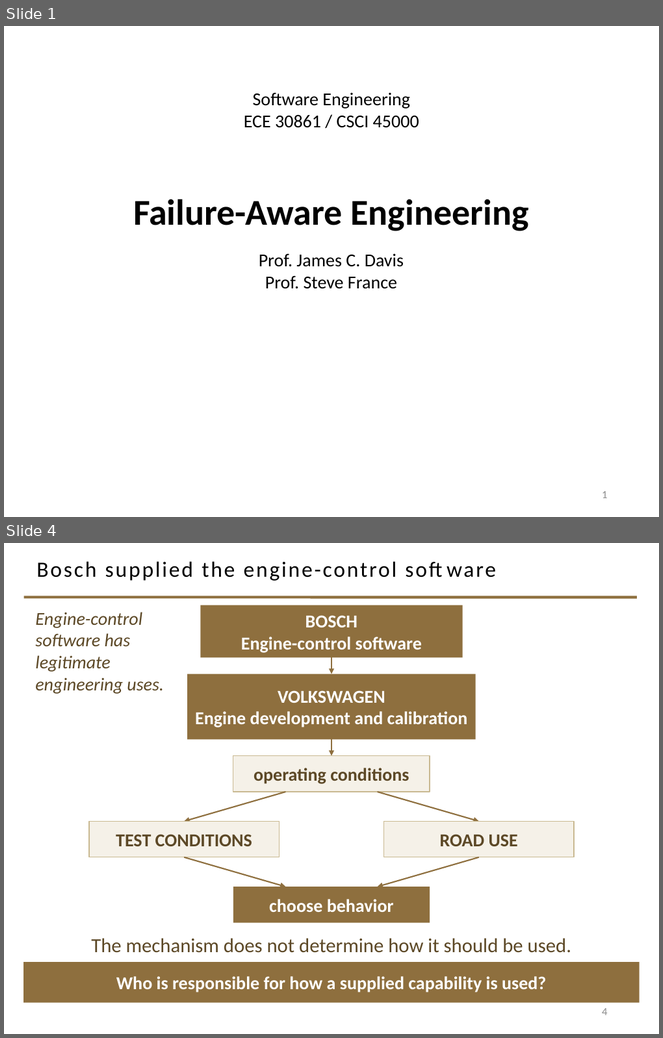
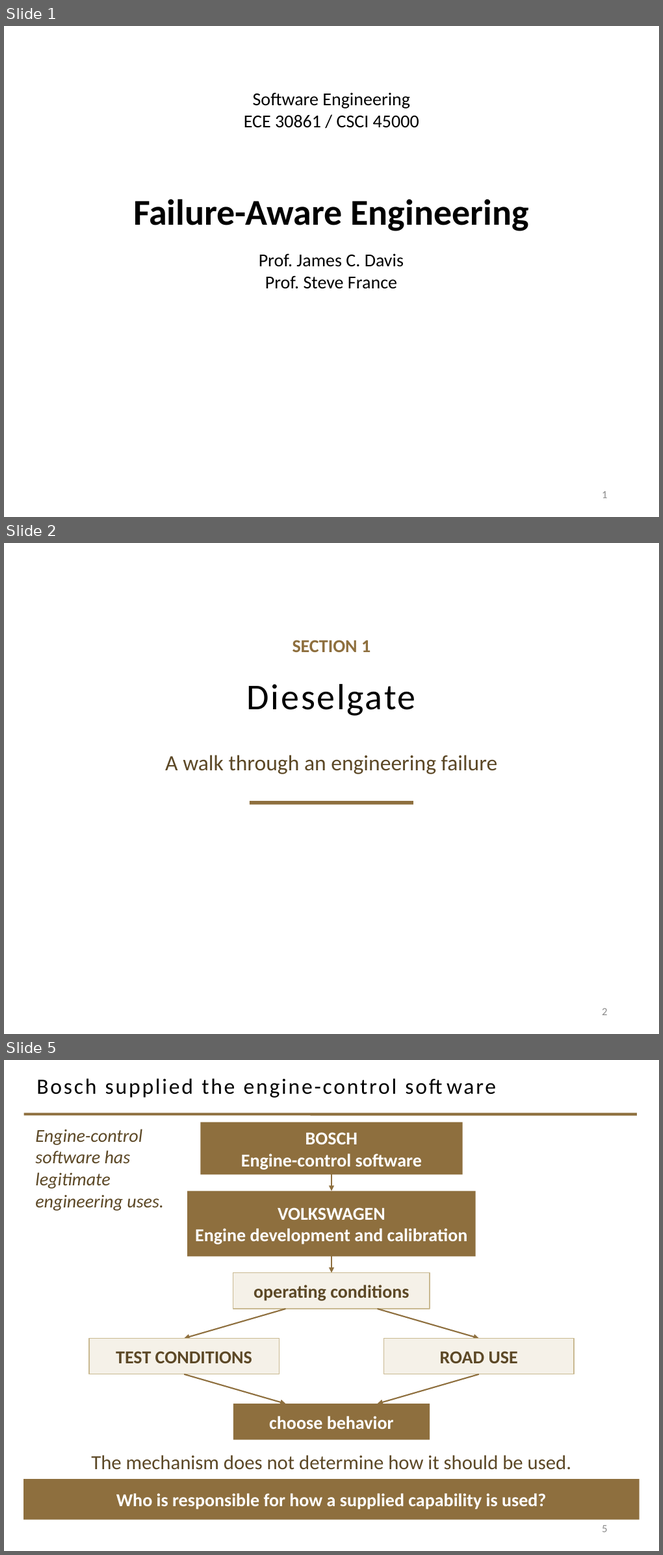
Before and after one commit to davisjam/model-based-agentic-software-engineering, a slide deck: course/lectures/act-2-delegation-and-control/04-failure-aware-engineering/2-4-Failure-Aware-Engineering.pptx. Shown one above the other, each under a label of ours: slides 1 and 4 before the commit, slides 1, 2 and 5 after it; the slides between them are not shown. The pictures are 663x1038 and 663x1555 pixels, drawn with LibreOffice and Linux fonts; fonts in the diff are those of the drawing; background and template pictures are left out. Boxes give left, top, right and bottom in pixels: in the first picture for what was removed or moved away, otherwise in the second. Text is boxed around its words. In the diff, an @@ line names an element or a change of style, - is before the commit and + after.

Commit message:
deck 2-4: the Dieselgate walkthrough becomes its own section (39 -> 40)
The author's edit. A new divider at slide 2 names the opening VW
walkthrough as SECTION 1, so the deck now carries five sections and the
later dividers renumber. Four slides are retitled to say what the
audience does there - diagnosing a failure themselves, knowledge
management, the agent-facing reading of governance conversion - and the
closing VW slide adds the counterweight that a sufficient incentive
defeats any rule the organization establishes.

```diff
--- a/course/lectures/act-2-delegation-and-control/04-failure-aware-engineering/2-4-Failure-Aware-Engineering.pptx
+++ b/course/lectures/act-2-delegation-and-control/04-failure-aware-engineering/2-4-Failure-Aware-Engineering.pptx
@@ slide 2 added at bbox=[4, 543, 659, 1034], background #FFFFFF @@
@@ text added at bbox=[293, 640, 371, 652], 20 pt, text #8E6F3E, bold @@
+SECTION 1
@@ title added at bbox=[247, 684, 416, 716], 40 pt, text #000000 @@
+Dieselgate
@@ text added at bbox=[165, 755, 498, 774], 24 pt, text #5C4826 @@
+A walk through an engineering failure
@@ rectangle added at bbox=[250, 801, 414, 805], fill #8E6F3E @@
@@ page number added at bbox=[602, 1008, 607, 1016], 12 pt, text #8C8C8C @@
+2
@@ what was slide 4 is now slide 5 @@
@@ page number at bbox=[602, 1525, 607, 1533]: text changed @@
-4
+5
```
Also in this commit, not shown: 37 slides changed.
